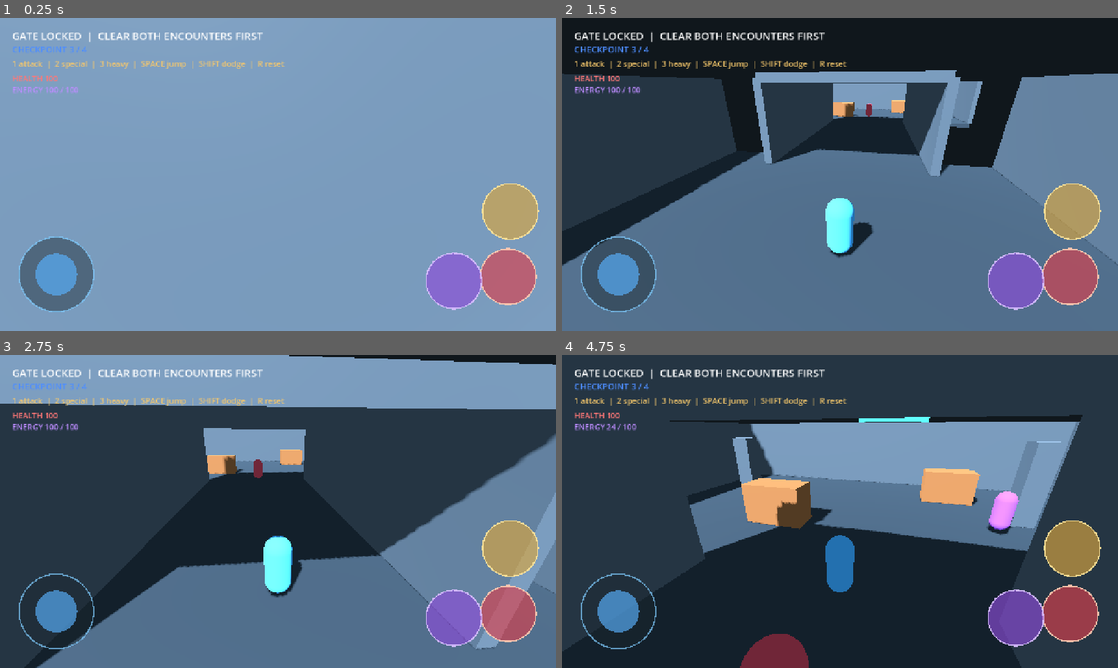
Above: before the commit, frames 1-4 (two rows, left to right).
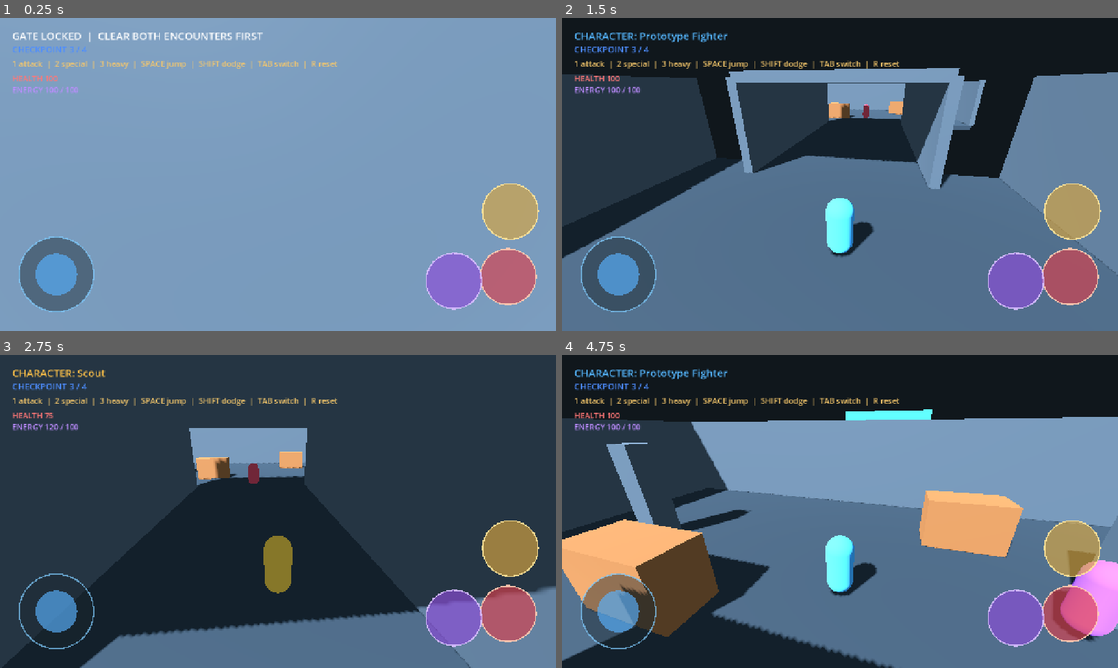
Above: after the commit, the same moments.

Repository: DJ5harma/hellscape
Game: Godot game, scene res://main.tscn
Same seed, same stepped clock (60 frames per second), same inputs: the game is played once before the commit and once after it.
Inputs (mouse positions are in pixels of both pictures, inside the frame that each line leads up to):
- Up to frame 1 (0.25 s): no input
- Up to frame 2 (1.5 s): tap Enter at 0.5 s; move the mouse to (867, 174) at 0.52 s; hold Up (ui_up) from 0.53 s (still down); tap Tab at 0.6, 1.35 s; tap Space at 0.77 s; move the mouse to (812, 174) at 1.27 s
- Up to frame 3 (2.75 s): keep holding Up (ui_up); tap Space at 1.52 s; move the mouse to (289, 505) at 2.02 s; tap 1 at 2.1 s; tap Tab at 2.3 s
- Up to frame 4 (4.75 s): keep holding Up (ui_up); move the mouse to (834, 517) at 2.77 s; tap 2 at 2.85 s; tap Space at 3.02, 3.77, 4.52 s; tap Tab at 3.05, 3.8, 4.55 s; move the mouse to (878, 514) at 3.52 s; tap 3 at 3.6 s; move the mouse to (795, 508) at 4.27 s; tap Shift at 4.35 s

The runs differ from the first frame. In frame 1, 0.1% of the frame differs, in the area x 46-61%, y 13-17%; in frame 2, 7.1%; in frame 3, 39%; in frame 4, 70%, in the area x 0-100%, y 0-100%.
Error before the commit: Invalid assignment of property or key 'modulate' with value of type 'Color' on a base object of type 'MeshInstance3D'. (res://player.gd:127)
Error after the commit: Invalid assignment of property or key 'modulate' with value of type 'Color' on a base object of type 'MeshInstance3D'. (res://player.gd:135)

Commit message:
2nd character

Diff:
--- a/data/default_character.tres
+++ b/data/default_character.tres
@@ -5,6 +5,7 @@
 [resource]
 script = ExtResource("1_data")
 display_name = "Prototype Fighter"
+visual_color = Color(0.333333, 0.717647, 1, 1)
 move_speed = 7.0
 acceleration = 24.0
 gravity = 22.0
--- /dev/null
+++ b/data/scout_character.tres
@@ -0,0 +1,27 @@
+[gd_resource type="Resource" script_class="CharacterData" load_steps=2 format=3]
+
+[ext_resource type="Script" path="res://data/character_data.gd" id="1_data"]
+
+[resource]
+script = ExtResource("1_data")
+display_name = "Scout"
+visual_color = Color(1, 0.76, 0.28, 1)
+move_speed = 9.5
+acceleration = 32.0
+gravity = 22.0
+jump_velocity = 10.5
+dodge_speed = 16.0
+dodge_duration = 0.32
+dodge_cooldown = 0.7
+max_health = 75
+dodge_invulnerability = 0.42
+max_energy = 120.0
+energy_regeneration = 14.0
+basic_damage = 1
+basic_range = 3.4
+special_cost = 30.0
+special_damage = 2
+special_range = 5.5
+heavy_cost = 55.0
+heavy_damage = 3
+heavy_range = 7.5
--- a/main.gd
+++ b/main.gd
@@ -5,6 +5,8 @@
 const ACTOR_FACTORY_SCRIPT := preload("res://systems/actor_factory.gd")
 const LEVEL_SCRIPT := preload("res://level/graybox_level.gd")
 const HUD_SCRIPT := preload("res://ui/game_hud.gd")
+const DEFAULT_CHARACTER_DATA := preload("res://data/default_character.tres")
+const SCOUT_CHARACTER_DATA := preload("res://data/scout_character.tres")
 
 var checkpoint := 0
 var encounter_complete := false
@@ -15,6 +17,7 @@
 var actor_factory
 var level
 var hud
+var using_scout := false
 
 var colors := {
 	"floor": Color("#38434a"),
@@ -48,6 +51,13 @@
 func _process(_delta: float) -> void:
 	if is_instance_valid(player) and is_instance_valid(hud):
 		hud.update_player(player)
+
+func _unhandled_input(event: InputEvent) -> void:
+	if event is InputEventKey and event.pressed and event.keycode == KEY_TAB:
+		using_scout = not using_scout
+		var selected_data = SCOUT_CHARACTER_DATA if using_scout else DEFAULT_CHARACTER_DATA
+		player.set_character_data(selected_data)
+		hud.set_status("CHARACTER: %s" % selected_data.display_name, selected_data.visual_color)
 
 func _build_player() -> void:
 	player = actor_factory.create_player(self, Vector3(0, 1.1, 5))
--- a/player.gd
+++ b/player.gd
@@ -34,10 +34,18 @@
 	visual = get_node_or_null("MeshInstance3D")
 	if character_data == null:
 		character_data = load("res://data/default_character.tres")
+	set_character_data(character_data)
+
+func set_character_data(new_data: Resource) -> void:
+	character_data = new_data
 	health = character_data.max_health
 	energy = character_data.max_energy
 	attack_damage = character_data.basic_damage
 	attack_range = character_data.basic_range
+	if is_instance_valid(visual):
+		var material := StandardMaterial3D.new()
+		material.albedo_color = character_data.visual_color
+		visual.material_override = material
 
 func _unhandled_input(event: InputEvent) -> void:
 	if event is InputEventMouseMotion and Input.mouse_mode == Input.MOUSE_MODE_CAPTURED:
--- a/ui/game_hud.gd
+++ b/ui/game_hud.gd
@@ -13,7 +13,7 @@
 	checkpoint_label = _add_label(Vector2(28, 58), 20, Color("#4d8dff"))
 	checkpoint_label.text = "CHECKPOINT 0 / 4"
 	var help_label := _add_label(Vector2(28, 92), 18, Color("#f5c76b"))
-	help_label.text = "1 attack  |  2 special  |  3 heavy  |  SPACE jump  |  SHIFT dodge  |  R reset"
+	help_label.text = "1 attack  |  2 special  |  3 heavy  |  SPACE jump  |  SHIFT dodge  |  TAB switch  |  R reset"
 	health_label = _add_label(Vector2(28, 126), 18, Color("#ff7777"))
 	energy_label = _add_label(Vector2(28, 152), 18, Color("#bd8cff"))
 	completion_label = _add_label(Vector2(420, 300), 38, Color("#47d7b0"))
